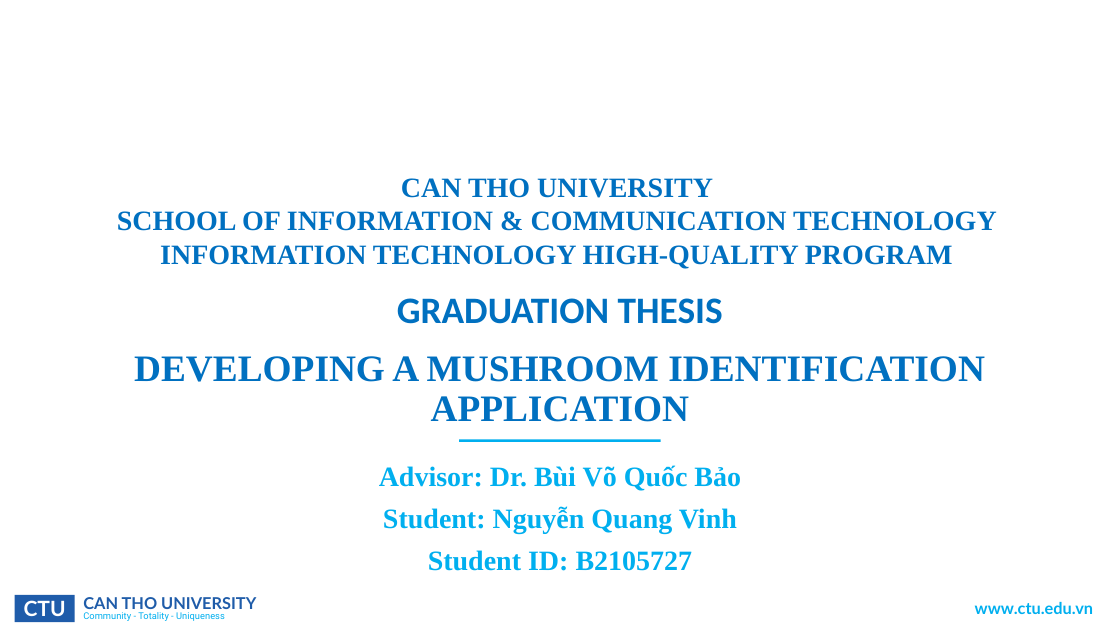
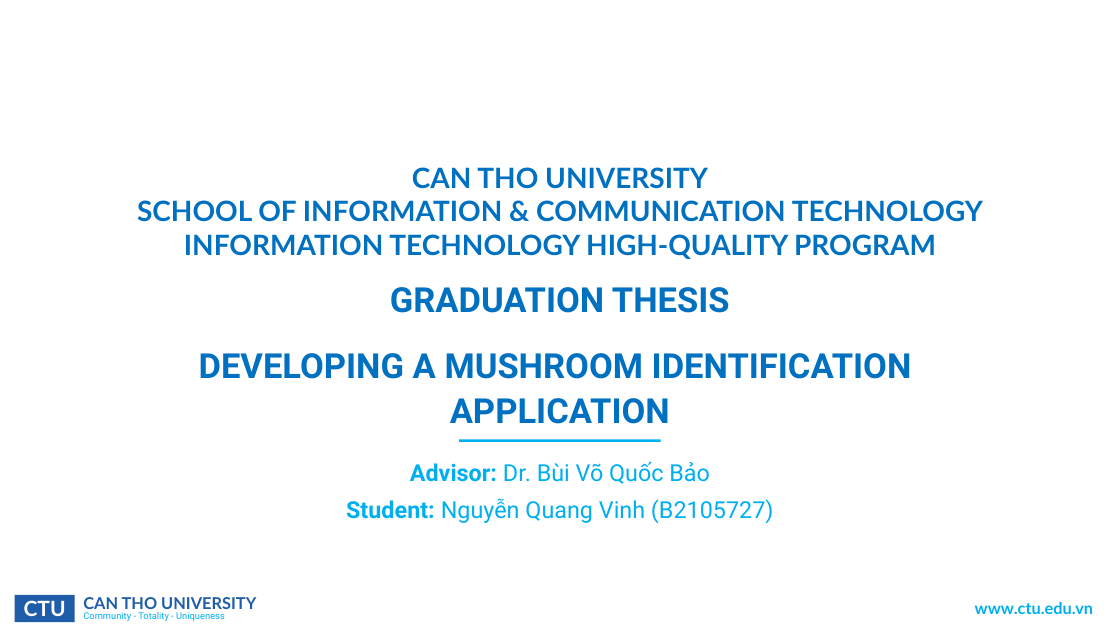
Before and after one commit to CommonHouseCat/fungiscan-mushroom-identifier, a slide deck: slide 1 of Báo cáo/ThesisReport.pptx. Drawn at 1120x630 pixels with LibreOffice and Linux fonts; fonts in the diff are those of the drawing; background and template pictures are left out. Boxes give left, top, right and bottom in pixels: in the first picture for what was removed or moved away, otherwise in the second. Text is boxed around its words. In the diff, an @@ line names an element or a change of style, - is before the commit and + after.

```diff
--- a/Báo cáo/ThesisReport.pptx
+++ b/Báo cáo/ThesisReport.pptx
@@ title at (137, 167, 983, 259): text changed; font Times New Roman to Lato @@
-CAN THO UNIVERSITY
-SCHOOL OF INFORMATION & COMMUNICATION TECHNOLOGY
-INFORMATION TECHNOLOGY HIGH-QUALITY PROGRAM
+CAN THO UNIVERSITY
+SCHOOL OF INFORMATION & COMMUNICATION TECHNOLOGY
+INFORMATION TECHNOLOGY HIGH-QUALITY PROGRAM
@@ subtitle at (199, 287, 912, 424): text changed; size 32 to 29.6 pt; font Times New Roman to Roboto @@
-DEVELOPING A MUSHROOM IDENTIFICATION APPLICATION
+GRADUATION THESIS
+DEVELOPING A MUSHROOM IDENTIFICATION
+APPLICATION
@@ title removed at (397, 298, 723, 324) @@
-GRADUATION THESIS
@@ text at (410, 462, 710, 484): size 24 to 20 pt, font Times New Roman to Roboto in "Advisor: Dr. Bùi Võ Quốc Bảo"; bold off in "Dr. Bùi Võ Quốc Bảo" @@
@@ text at (346, 498, 774, 523): text changed; size 24 to 20 pt; font Times New Roman to Roboto; bold off @@
-Student: Nguyễn Quang Vinh
-Student ID: B2105727
+Student: Nguyễn Quang Vinh (B2105727)
```
Also in this commit, not shown: 26 slides added, 3 slides removed, 1 other file.
